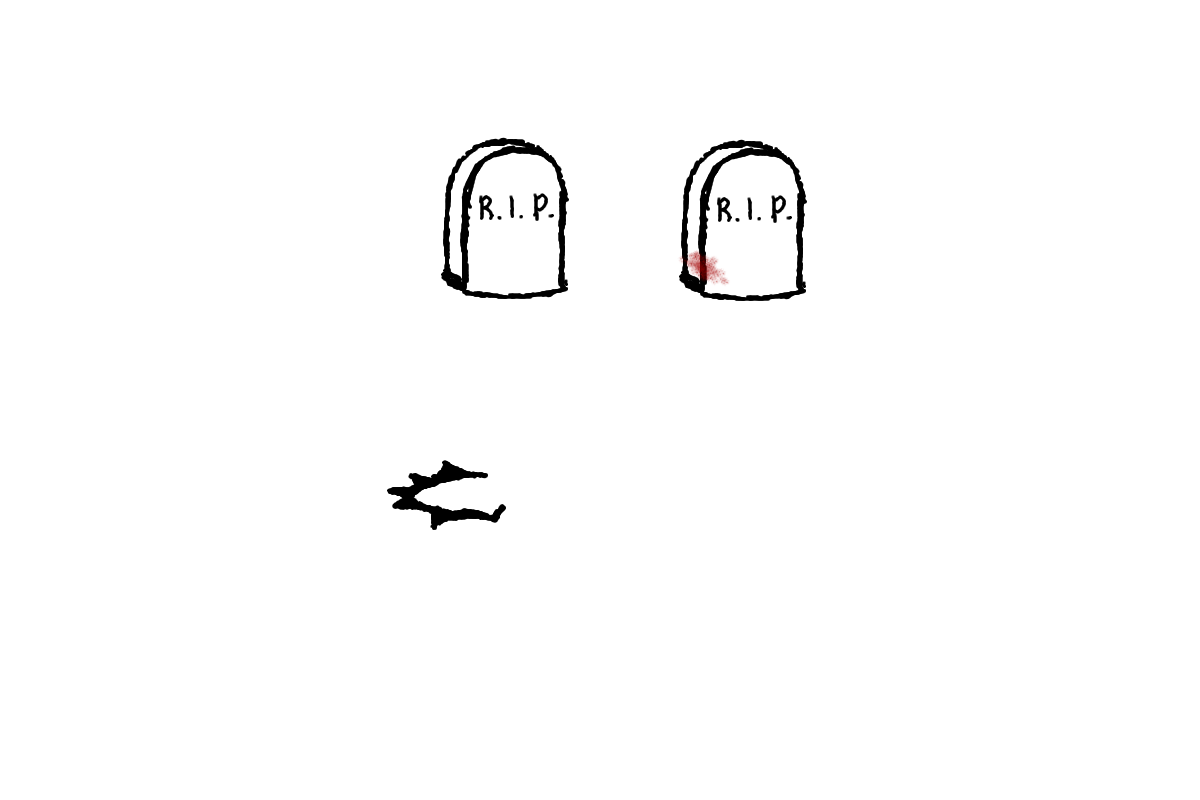
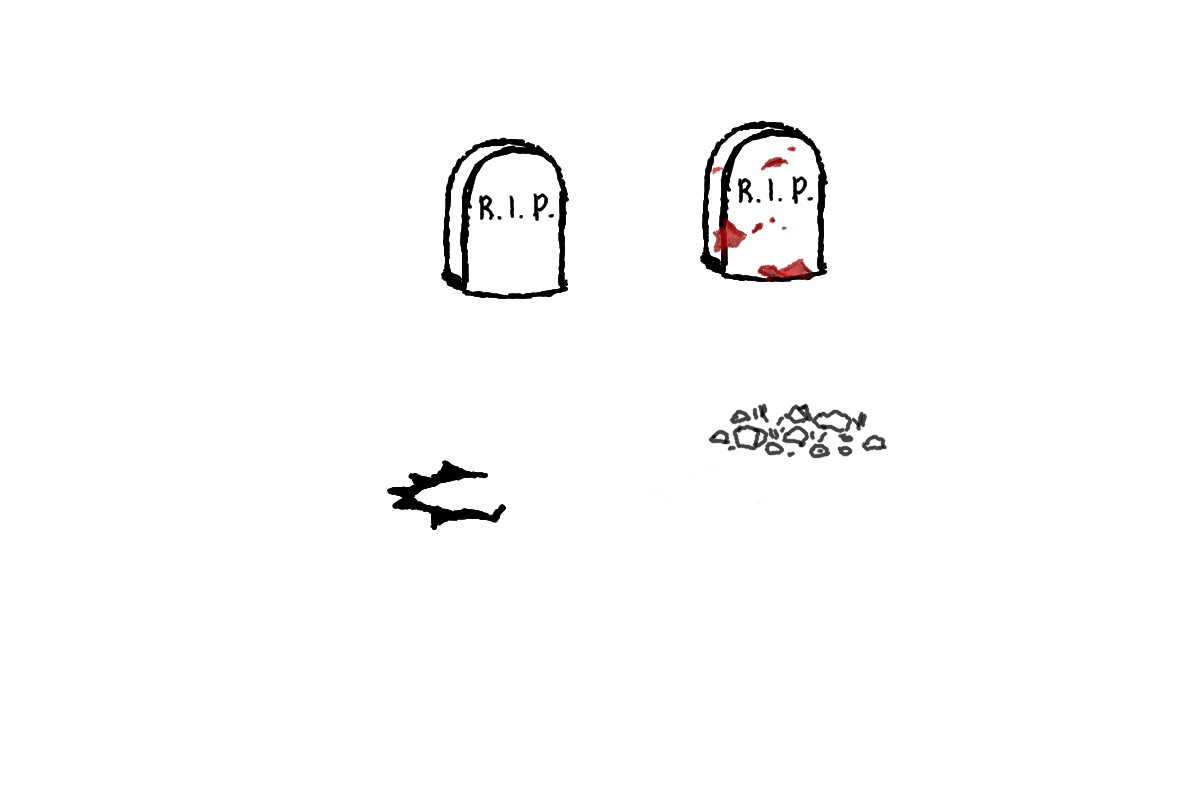
Layer changes from the first 1200px x 800px image to the second:
added layer "Climbing Out" above "Tombstone" over (x1=654, y1=403, x2=888, y2=508)
painted on "Blood Spattered Tombstone" over (x1=677, y1=120, x2=828, y2=301)
